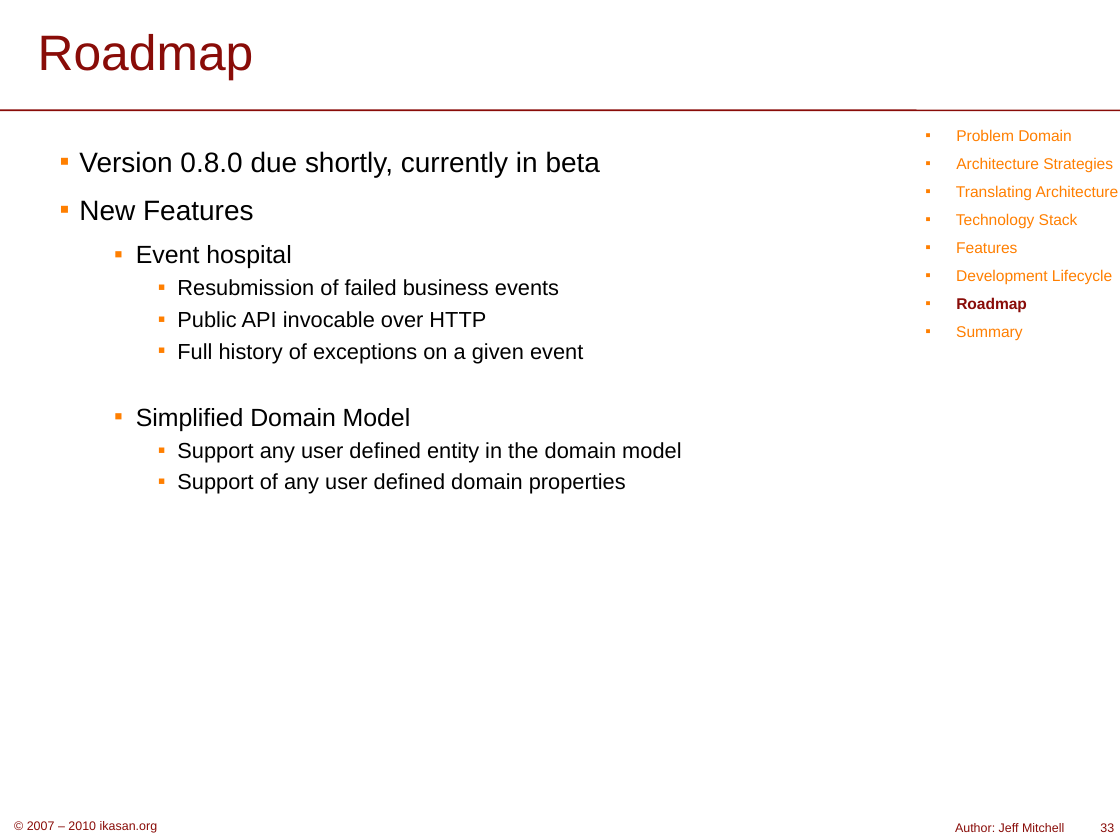
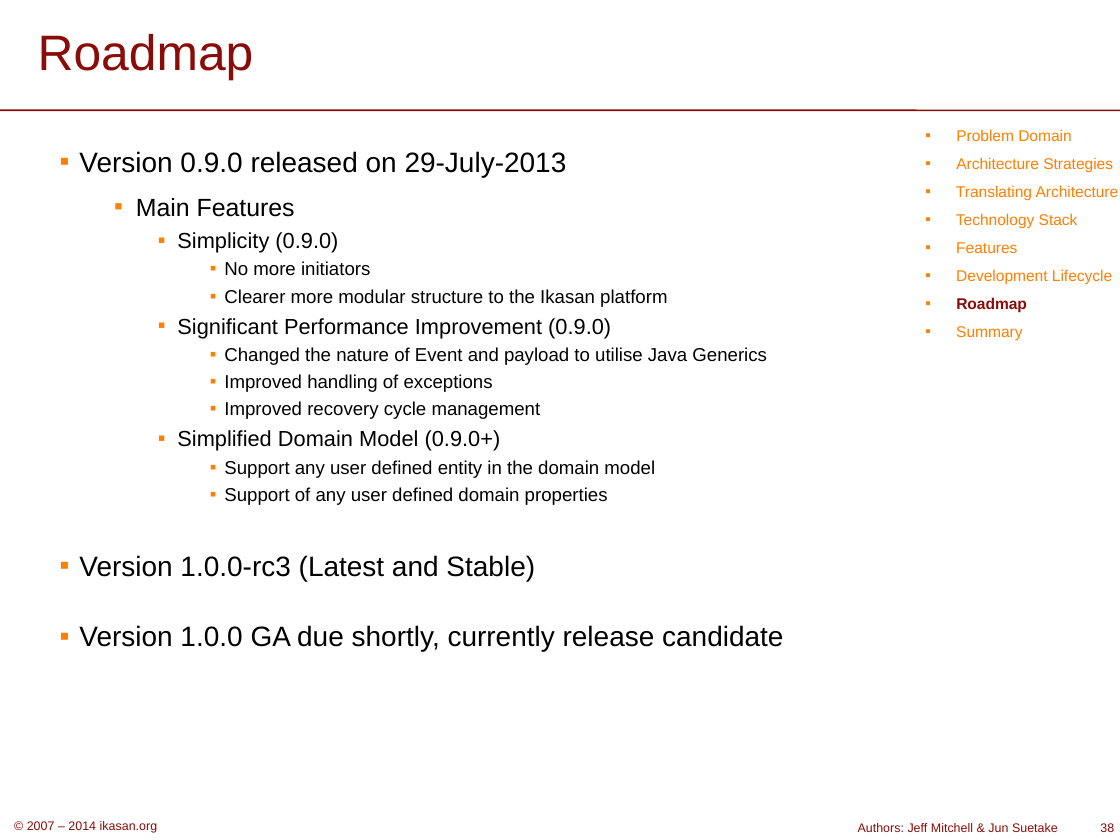
Before and after one commit to ikasanEIP/ikasan, a slide deck: slide 38 of docs/presentation/IkasanOverview.ppt (slide 33 before the commit). Drawn at 1120x840 pixels with LibreOffice and Linux fonts; fonts in the diff are those of the drawing; background and template pictures are left out. Boxes give left, top, right and bottom in pixels: in the first picture for what was removed or moved away, otherwise in the second. Text is boxed around its words. In the diff, an @@ line names an element or a change of style, - is before the commit and + after.

```diff
--- a/docs/presentation/IkasanOverview.ppt
+++ b/docs/presentation/IkasanOverview.ppt
@@ text at <box>79,151,767,451</box>: text changed; size 14 to 12 pt @@
-▪ Version 0.8.0 due shortly, currently in beta
-▪ New Features
-  ▪ Event hospital
-    ▪ Resubmission of failed business events
-    ▪ Public API invocable over HTTP
-    ▪ Full history of exceptions on a given event
-  ▪ Simplified Domain Model
+▪ Version 0.9.0 released on 29-July-2013
+  ▪ Main Features
+    ▪ Simplicity (0.9.0)
+      ▪ No more initiators
+      ▪ Clearer more modular structure to the Ikasan platform
+    ▪ Significant Performance Improvement (0.9.0)
+      ▪ Changed the nature of Event and payload to utilise Java Generics
+      ▪ Improved handling of exceptions
+      ▪ Improved recovery cycle management
+    ▪ Simplified Domain Model (0.9.0+)
@@ text at <box>224,460,655,505</box>: size 14 to 12 pt in "Support any user defined entity in the ...", "Support of any user defined domain properties"; list level 3 to 4 in "Support any user defined entity ..."; list level 3 to 4 in "Support of any user defined ..." @@
@@ text at <box>79,555,783,651</box>: paragraphs added @@
+▪ Version 1.0.0-rc3 (Latest and Stable)
+▪ Version 1.0.0 GA due shortly, currently release candidate
@@ text at <box>27,821,158,833</box>: text changed @@
-© 2007 – 2010 ikasan.org
+© 2007 – 2014 ikasan.org
@@ text at <box>858,823,1058,832</box>: text changed @@
-Author: Jeff Mitchell
+Authors: Jeff Mitchell & Jun Suetake
@@ page number at <box>1100,823,1114,832</box>: text changed @@
-33
+38
```
Also in this commit, not shown: 35 other slides changed, 5 slides added, 1 slide removed.
